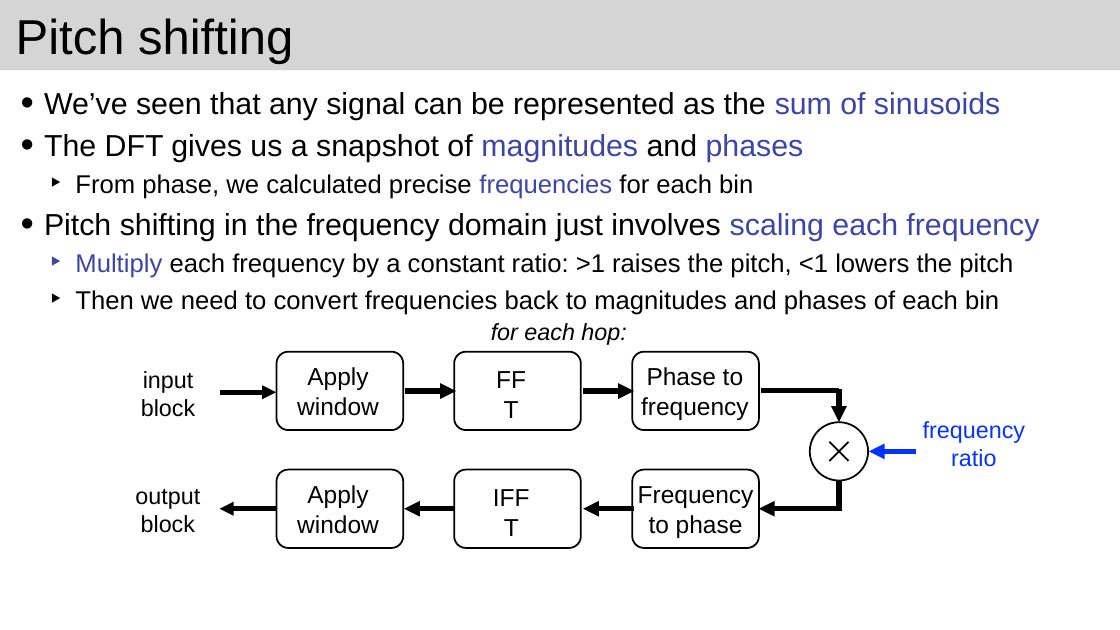
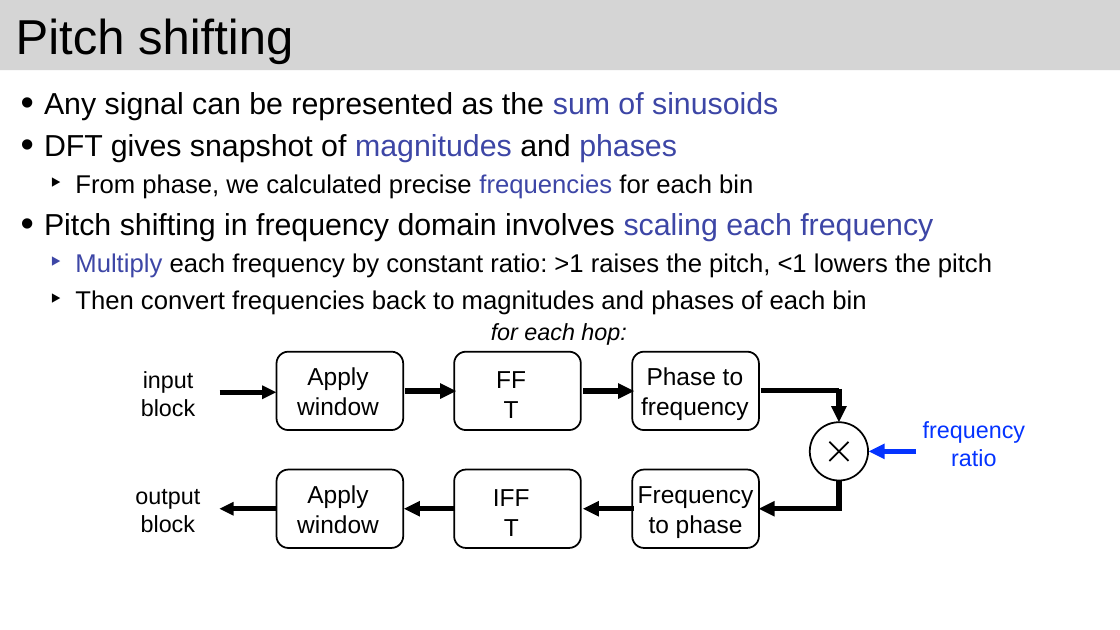
Before and after one commit to joshreiss/Audio-programming-with-VST-and-JUCE, a slide deck: slide 11 of 10 Phase vocoder/Phase vocoder 3.pptx. Drawn at 1120x630 pixels with LibreOffice and Linux fonts; fonts in the diff are those of the drawing. Boxes give left, top, right and bottom in pixels: in the first picture for what was removed or moved away, otherwise in the second. Text is boxed around its words. In the diff, an @@ line names an element or a change of style, - is before the commit and + after.

```diff
--- a/10 Phase vocoder/Phase vocoder 3.pptx
+++ b/10 Phase vocoder/Phase vocoder 3.pptx
@@ text at <box>44,92,778,162</box>: text changed @@
-• We’ve seen that any signal can be represented as the sum of sinusoids
-• The DFT gives us a snapshot of magnitudes and phases
+• Any signal can be represented as the sum of sinusoids
+• DFT gives snapshot of magnitudes and phases
@@ text at <box>44,213,992,315</box>: text changed @@
-• Pitch shifting in the frequency domain just involves scaling each frequency
-  ‣ Multiply each frequency by a constant ratio: >1 raises the pitch, <1 lowers the pitch
-  ‣ Then we need to convert frequencies back to magnitudes and phases of each bin
+• Pitch shifting in frequency domain involves scaling each frequency
+  ‣ Multiply each frequency by constant ratio: >1 raises the pitch, <1 lowers the pitch
+  ‣ Then convert frequencies back to magnitudes and phases of each bin
```
Also in this commit, not shown: 15 other slides changed, 1 slide added, 1 slide removed, 47 other files.
